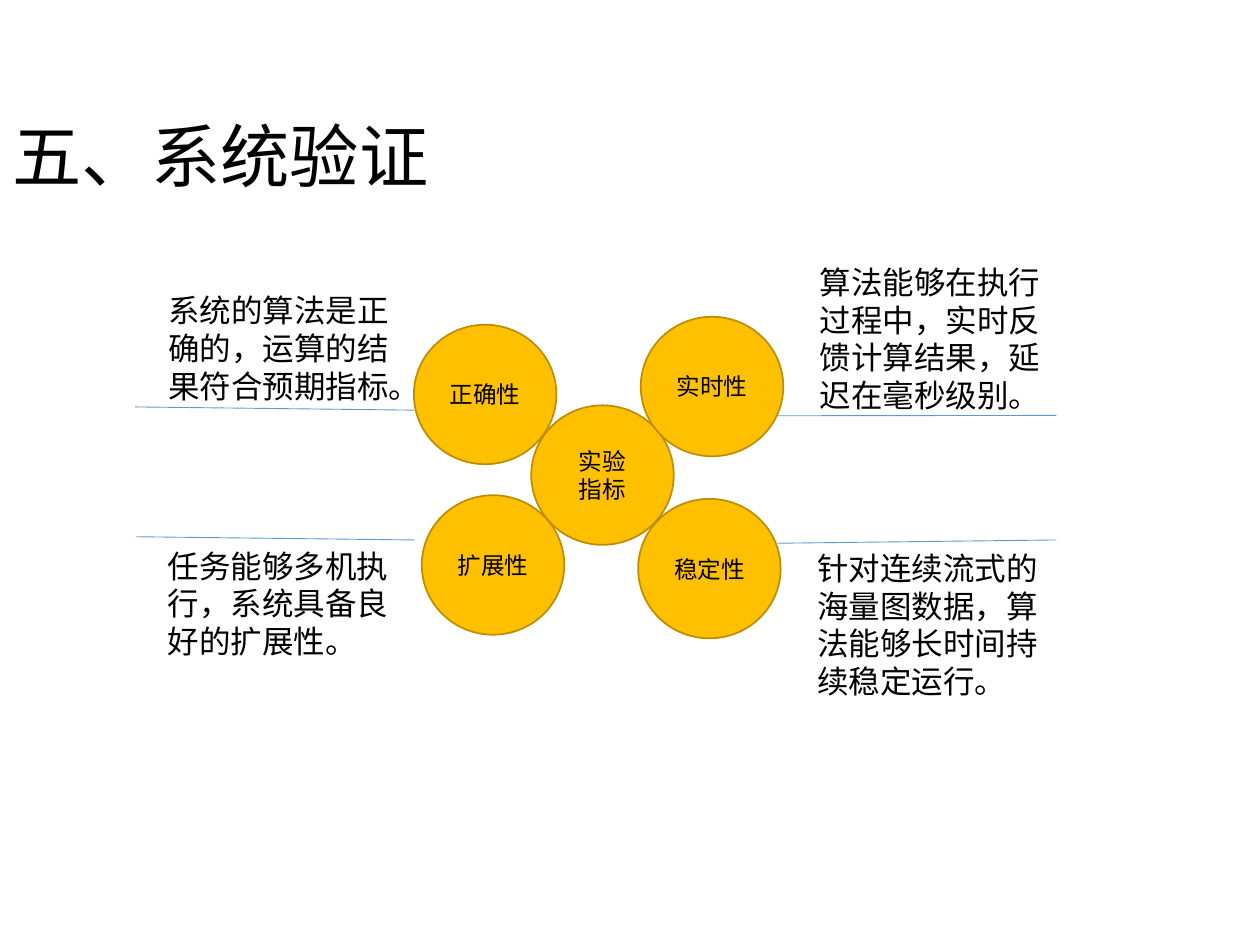
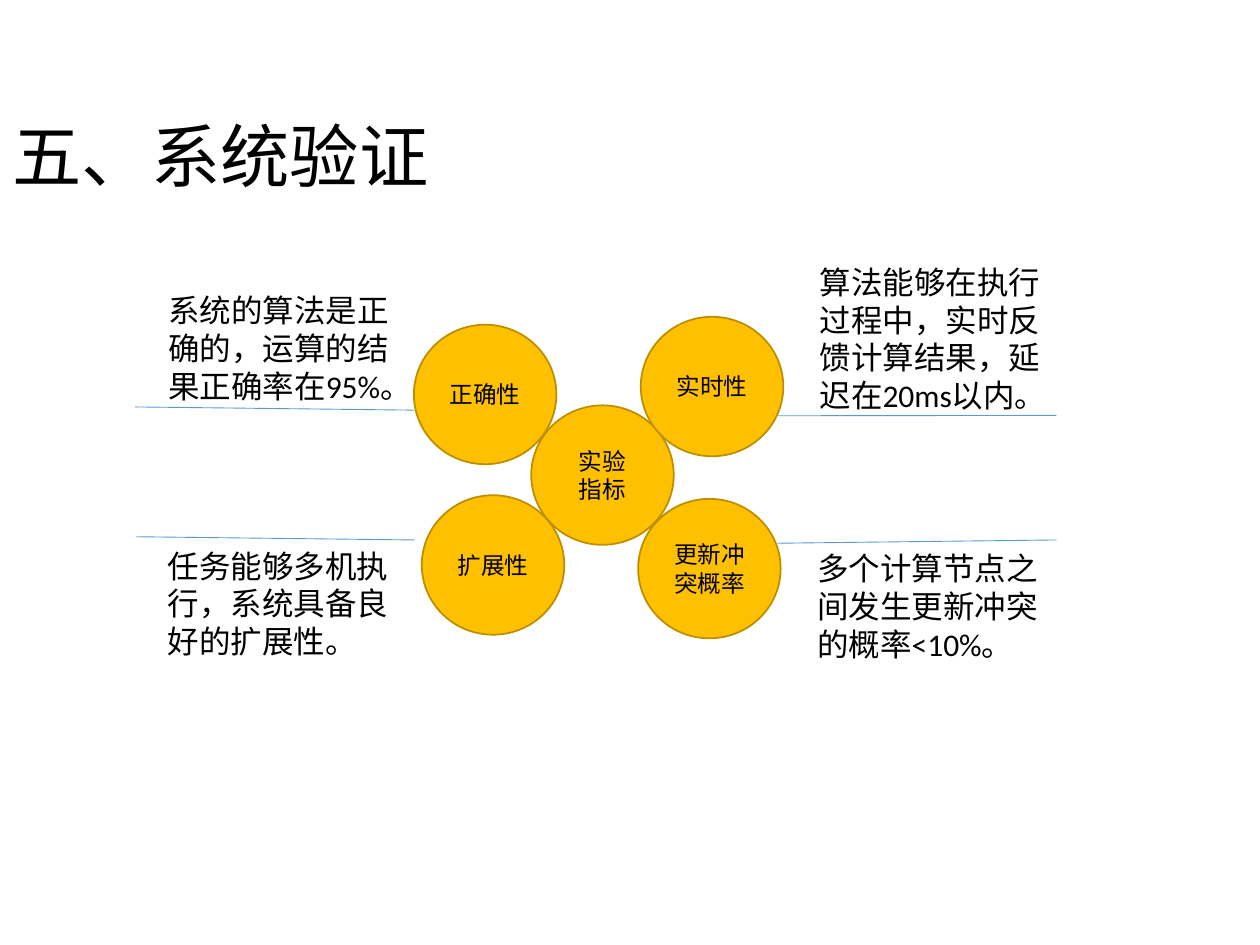
Before and after one commit to DuanSky22/GraduationThesis, a slide deck: slide 34 of post-graduate paper/中期汇报-段世凯-v3.0.pptx (slide 36 before the commit). Drawn at 1260x945 pixels with LibreOffice and Linux fonts; fonts in the diff are those of the drawing. Boxes give left, top, right and bottom in pixels: in the first picture for what was removed or moved away, otherwise in the second. Text is boxed around its words. In the diff, an @@ line names an element or a change of style, - is before the commit and + after.

```diff
--- a/post-graduate paper/中期汇报-段世凯-v3.0.pptx
+++ b/post-graduate paper/中期汇报-段世凯-v3.0.pptx
@@ text at (820,267,1047,416): text changed @@
-算法能够在执行过程中，实时反馈计算结果，延迟在毫秒级别。
+算法能够在执行过程中，实时反馈计算结果，延迟在20ms以内。
@@ text at (168,295,411,401): text changed @@
-系统的算法是正确的，运算的结果符合预期指标。
+系统的算法是正确的，运算的结果正确率在95%。
@@ text in ellipse at (674,543,745,594): text changed @@
-稳定性
+更新冲突概率
@@ text at (817,553,1037,659): text changed @@
-针对连续流式的海量图数据，算法能够长时间持续稳定运行。
+多个计算节点之间发生更新冲突的概率<10%。
```
Also in this commit, not shown: 23 other slides changed, 7 slides added, 5 slides removed, 15 other files.
